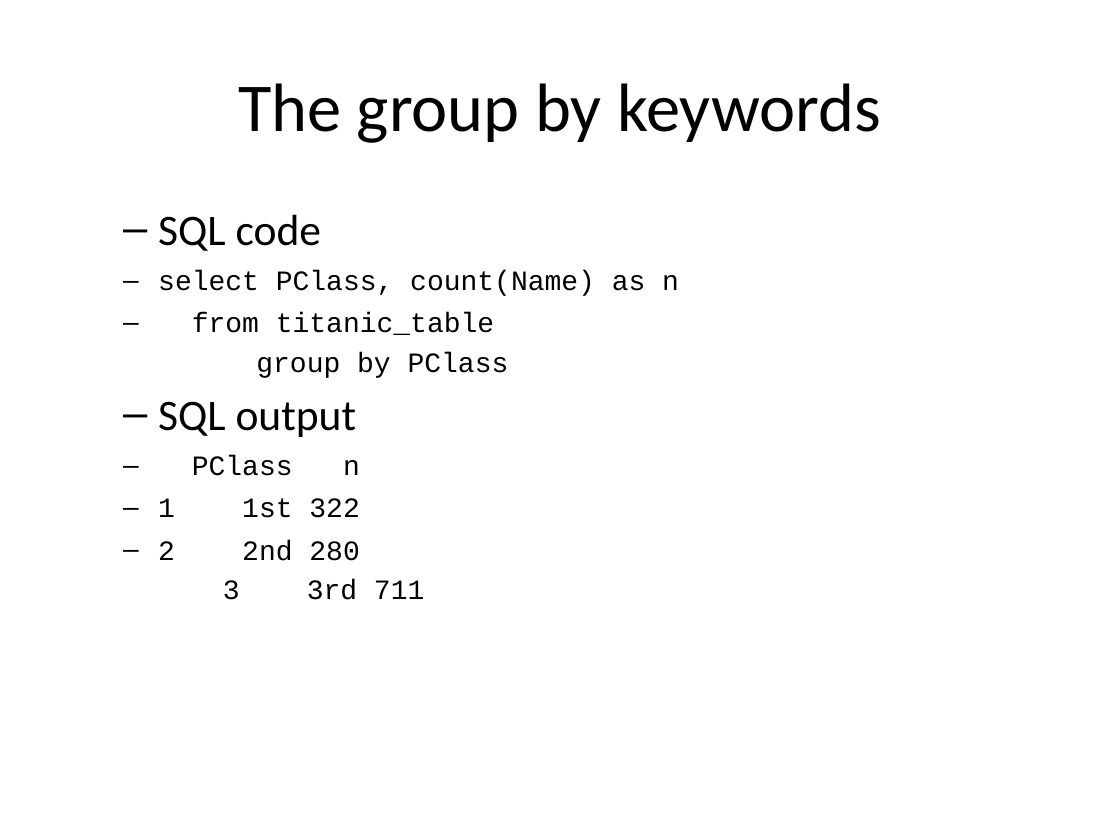
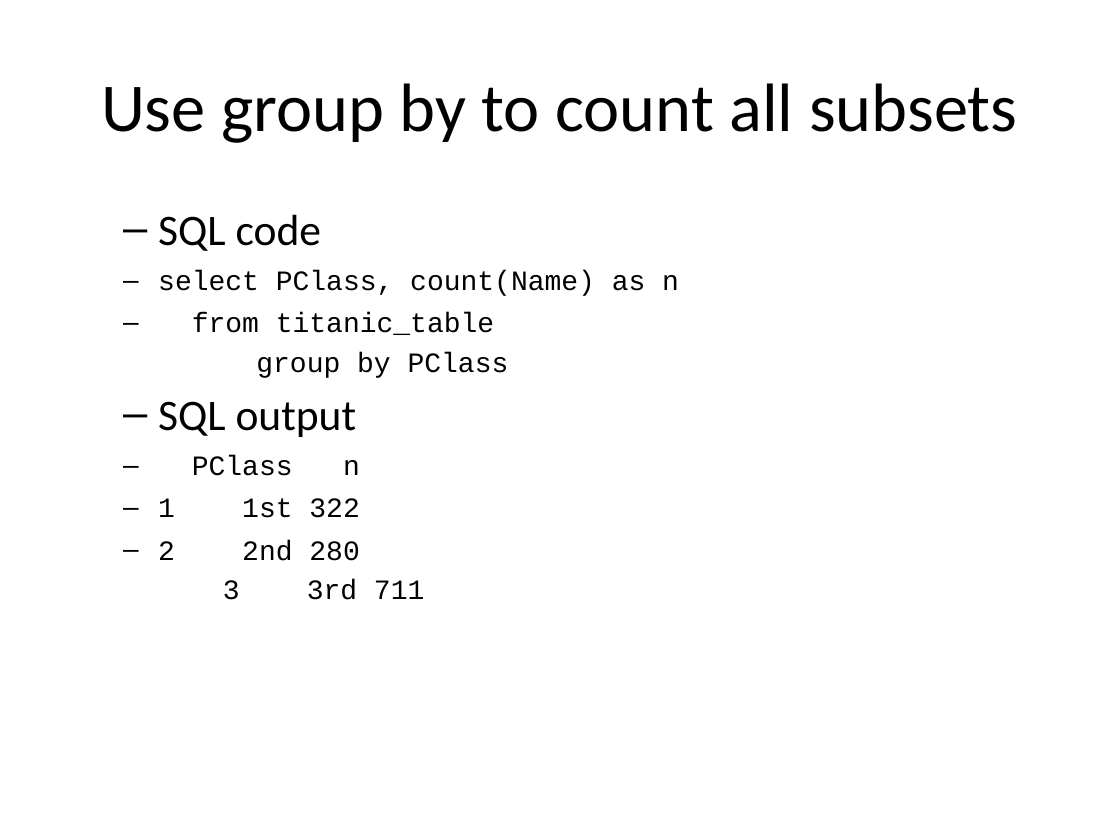
Before and after one commit to pmean/introduction-to-sql, a slide deck: slide 15 of src/stats.pptx (slide 6 before the commit). Drawn at 1120x840 pixels with LibreOffice and Linux fonts; fonts in the diff are those of the drawing. Boxes give left, top, right and bottom in pixels: in the first picture for what was removed or moved away, otherwise in the second. Text is boxed around its words. In the diff, an @@ line names an element or a change of style, - is before the commit and + after.

```diff
--- a/src/stats.pptx
+++ b/src/stats.pptx
@@ title at box(101, 83, 1017, 143): text changed @@
-The group by keywords
+Use group by to count all subsets
```
Also in this commit, not shown: 5 other slides changed, 8 slides added, 1 other file.
